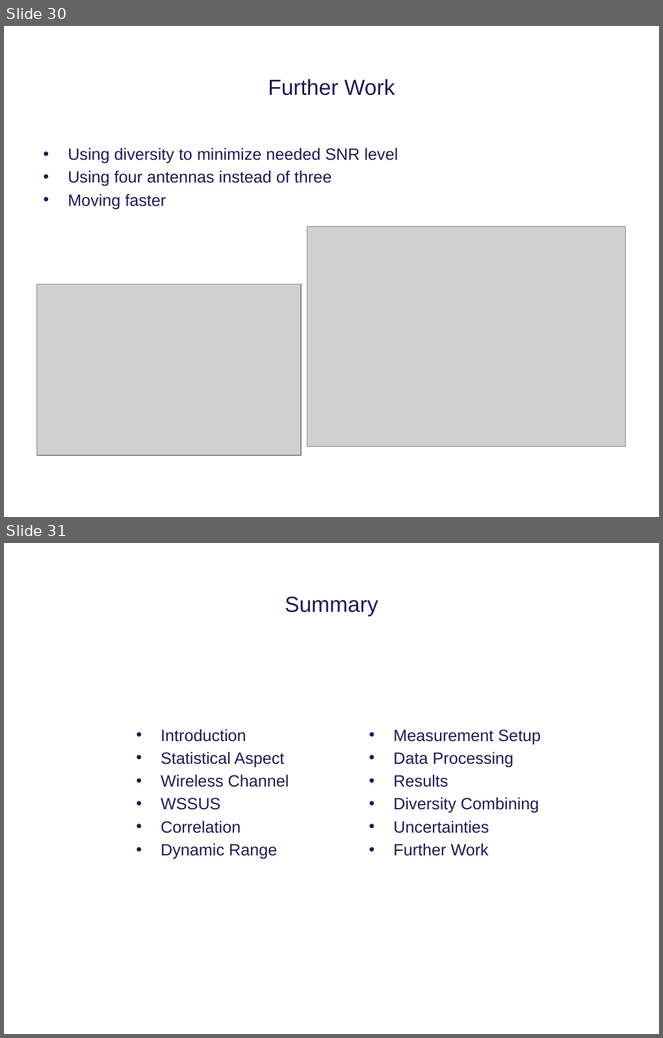
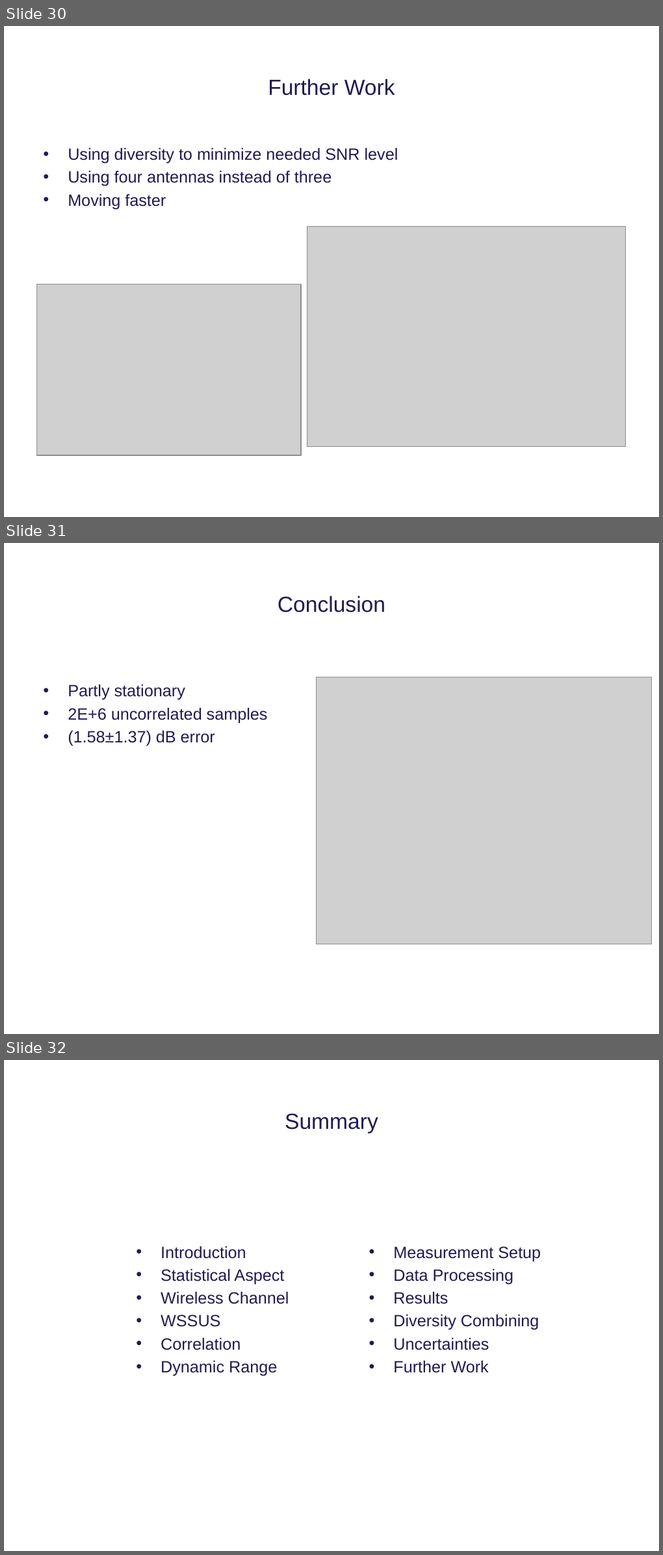
Before and after one commit to tkjj13/P8, a slide deck: ppt/final.pptx. Shown one above the other, each under a label of ours: slides 30 and 31 before the commit, slides 30, 31 and 32 after it. The pictures are 663x1038 and 663x1555 pixels, drawn with LibreOffice and Linux fonts; fonts in the diff are those of the drawing; grey boxes stand for pictures; background and template pictures are left out. Boxes give left, top, right and bottom in pixels: in the first picture for what was removed or moved away, otherwise in the second. Text is boxed around its words. In the diff, an @@ line names an element or a change of style, - is before the commit and + after.

```diff
--- a/ppt/final.pptx
+++ b/ppt/final.pptx
@@ slide 31 added at bbox=[4, 543, 659, 1034], background #FFFFFF @@
@@ title added at bbox=[278, 596, 386, 613], 24 pt, text #211A52 @@
+Conclusion
@@ picture added at bbox=[316, 678, 651, 945] @@
@@ text added at bbox=[68, 684, 268, 746], 18 pt, text #211A52 @@
+• Partly stationary
+• 2E+6 uncorrelated samples
+• (1.58±1.37) dB error
@@ what was slide 31 is now slide 32 @@
```
Also in this commit, not shown: 9 slides changed.
